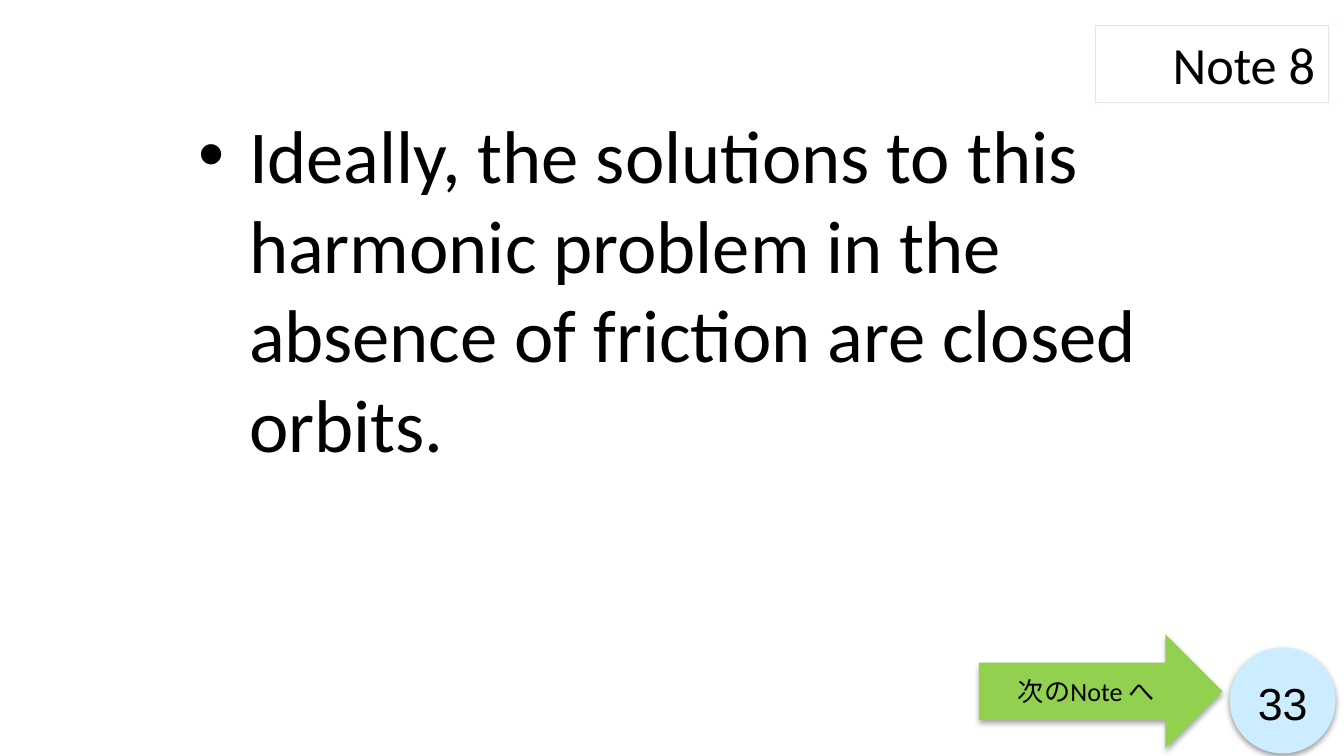
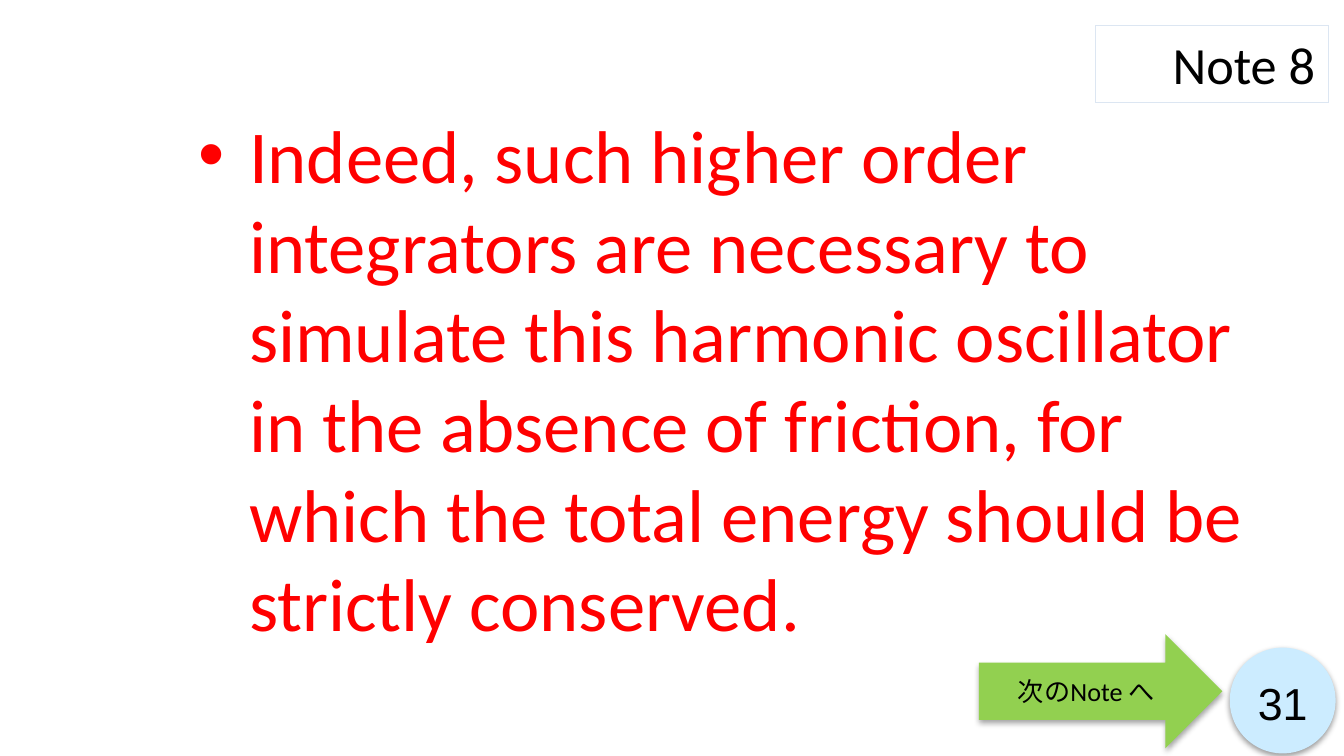
Before and after one commit to ryo0921/KyotoUx-009x, a slide deck: slide 31 of 01/Week 1-4_script.pptx (slide 33 before the commit). Drawn at 1344x756 pixels with LibreOffice and Linux fonts; fonts in the diff are those of the drawing. Boxes give left, top, right and bottom in pixels: in the first picture for what was removed or moved away, otherwise in the second. Text is boxed around its words. In the diff, an @@ line names an element or a change of style, - is before the commit and + after.

```diff
--- a/01/Week 1-4_script.pptx
+++ b/01/Week 1-4_script.pptx
@@ text at box(249, 131, 1242, 643): text changed; text colour #000000 to #FF0000 @@
-• Ideally, the solutions to this harmonic problem in the absence of friction are closed orbits.
+• Indeed, such higher order integrators are necessary to simulate this harmonic oscillator in the absence of friction, for which the total energy should be strictly conserved.
@@ page number at box(1258, 688, 1308, 721): text changed @@
-33
+31
```
Also in this commit, not shown: 8 other slides changed, 3 slides removed, 41 other files.
